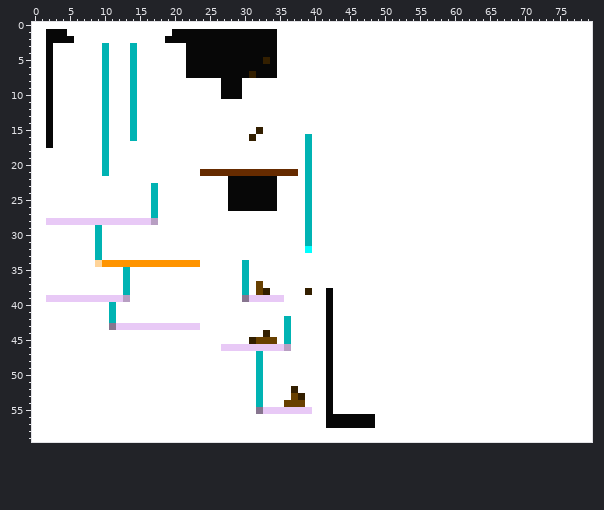
Sprite sheet: source/level_data/layouts/level4/layer1.png. The first picture shows the starting point.
The file is 80x60 pixels.
Once edited:
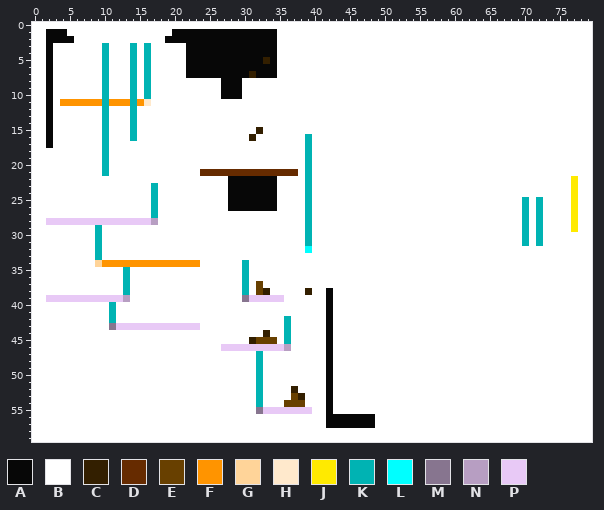
Palette (. is transparent): A #070707  B #ffffff  C #331f00  D #662b00  E #684000  F #ff9400  G #ffd499  H #ffe9cc  J #ffea00  K #00b3b3  L #00ffff  M #87758f  N #b79ec2  P #e8c9f6
Diff:
@@ x 2..18 @@
  2 AAAABBBBBBBBBBBBB
- 3 ABBBBBBBKBBBKBBBB
- 4 ABBBBBBBKBBBKBBBB
- 5 ABBBBBBBKBBBKBBBB
- 6 ABBBBBBBKBBBKBBBB
- 7 ABBBBBBBKBBBKBBBB
- 8 ABBBBBBBKBBBKBBBB
- 9 ABBBBBBBKBBBKBBBB
-10 ABBBBBBBKBBBKBBBB
-11 ABBBBBBBKBBBKBBBB
+ 3 ABBBBBBBKBBBKBKBB
+ 4 ABBBBBBBKBBBKBKBB
+ 5 ABBBBBBBKBBBKBKBB
+ 6 ABBBBBBBKBBBKBKBB
+ 7 ABBBBBBBKBBBKBKBB
+ 8 ABBBBBBBKBBBKBKBB
+ 9 ABBBBBBBKBBBKBKBB
+10 ABBBBBBBKBBBKBKBB
+11 ABFFFFFFKFFFKFHBB
 12 ABBBBBBBKBBBKBBBB
@@ x 68..79 @@
 21 BBBBBBBBBBBB
-22 BBBBBBBBBBBB
-23 BBBBBBBBBBBB
-24 BBBBBBBBBBBB
-25 BBBBBBBBBBBB
-26 BBBBBBBBBBBB
-27 BBBBBBBBBBBB
-28 BBBBBBBBBBBB
-29 BBBBBBBBBBBB
-30 BBBBBBBBBBBB
-31 BBBBBBBBBBBB
+22 BBBBBBBBBJBB
+23 BBBBBBBBBJBB
+24 BBBBBBBBBJBB
+25 BBKBKBBBBJBB
+26 BBKBKBBBBJBB
+27 BBKBKBBBBJBB
+28 BBKBKBBBBJBB
+29 BBKBKBBBBJBB
+30 BBKBKBBBBBBB
+31 BBKBKBBBBBBB
 32 BBBBBBBBBBBB
Pixel boxes of the changes (left, top, right, bottom) in both pictures:
changed: (60, 43, 151, 106)
changed: (522, 176, 578, 246)
